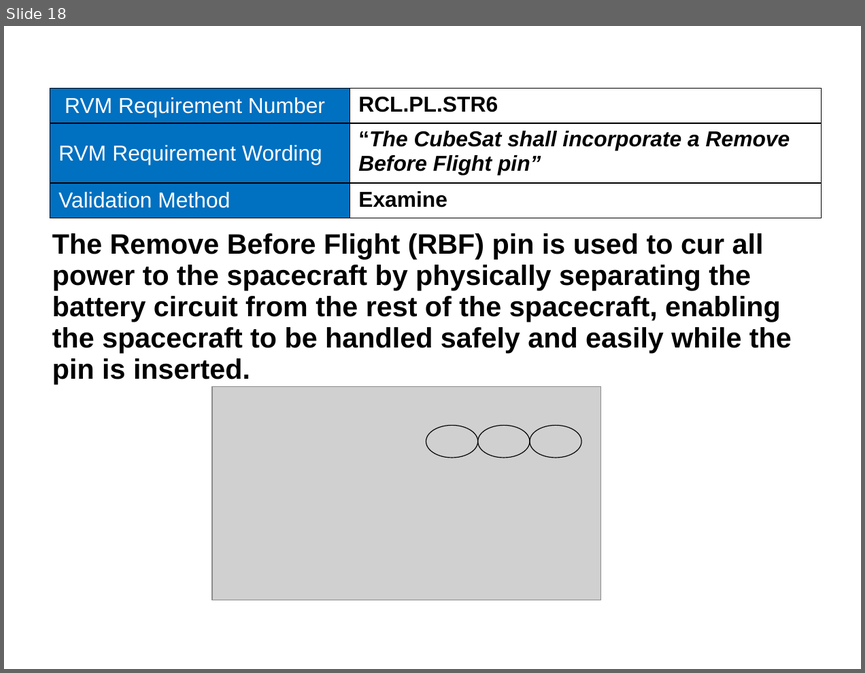
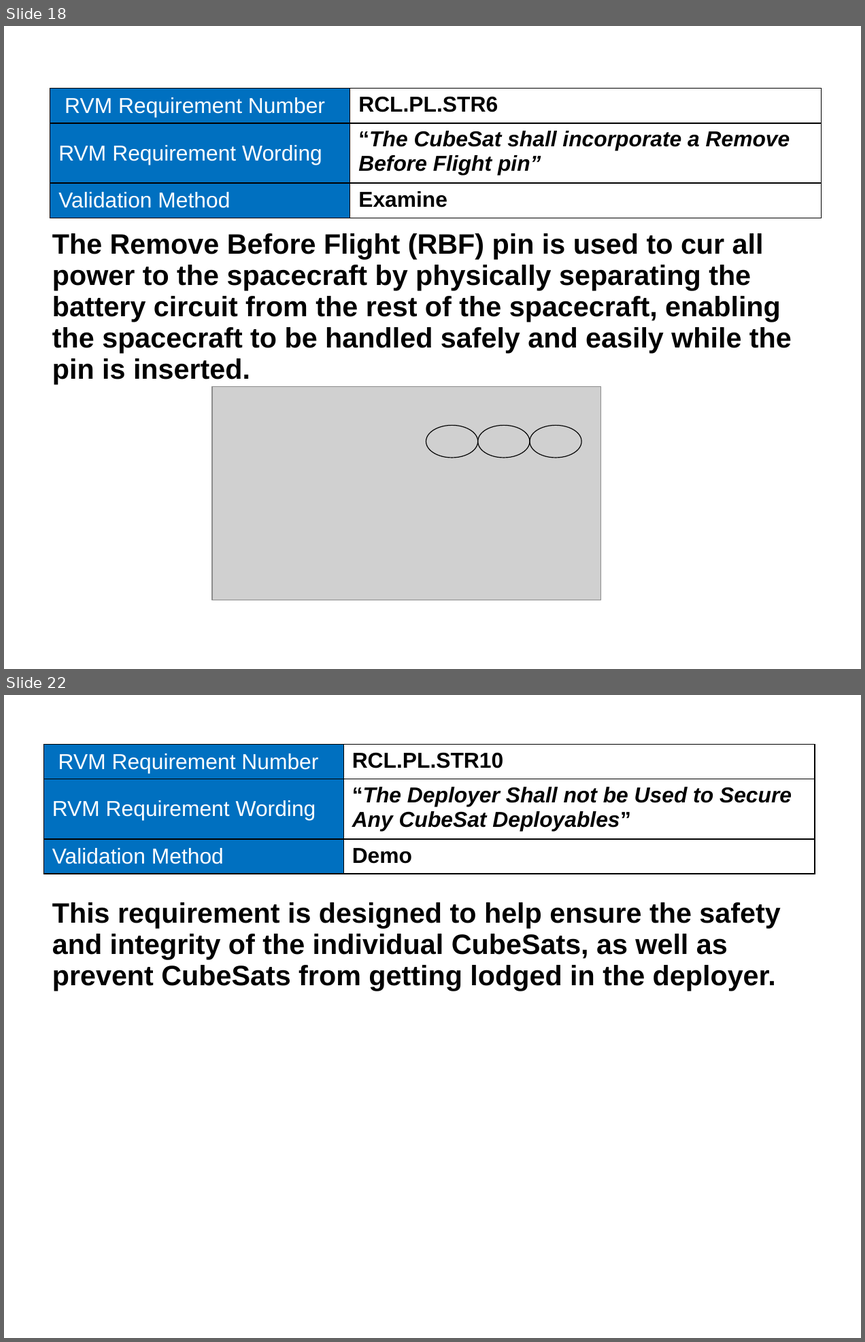
Before and after one commit to RascalSeniorDesign/Preliminary-Design, a slide deck: CMQA/Presentations/SRR Presentation.pptx. Shown one above the other, each under a label of ours: slide 18 before the commit, slides 18 and 22 after it; the slides between them are not shown. The pictures are 865x673 and 865x1342 pixels, drawn with LibreOffice and Linux fonts; fonts in the diff are those of the drawing; grey boxes stand for pictures; background and template pictures are left out. Boxes give left, top, right and bottom in pixels: in the first picture for what was removed or moved away, otherwise in the second. Text is boxed around its words. In the diff, an @@ line names an element or a change of style, - is before the commit and + after.

```diff
--- a/CMQA/Presentations/SRR Presentation.pptx
+++ b/CMQA/Presentations/SRR Presentation.pptx
@@ slide 22 added at (x1=4, y1=695, x2=861, y2=1338), background picture (left out) @@
@@ table added at (x1=43, y1=745, x2=815, y2=875), 3 rows, 2 columns @@
+RVM Requirement Number | RCL.PL.STR10
+RVM Requirement Wording | “The Deployer Shall not be Used to Secure Any CubeSat Deployables”
+Validation Method | Demo
@@ title added at (x1=352, y1=752, x2=504, y2=768), 32 pt, text #FFFFFF, italic @@
+RCL.PL.STR10
@@ text added at (x1=52, y1=902, x2=780, y2=991), 26 pt, text #000000, bold @@
+This requirement is designed to help ensure the safety and integrity of the individual CubeSats, as well as prevent CubeSats from getting lodged in the deployer.
```
Also in this commit, not shown: 7 other slides added, 9 slides removed.
